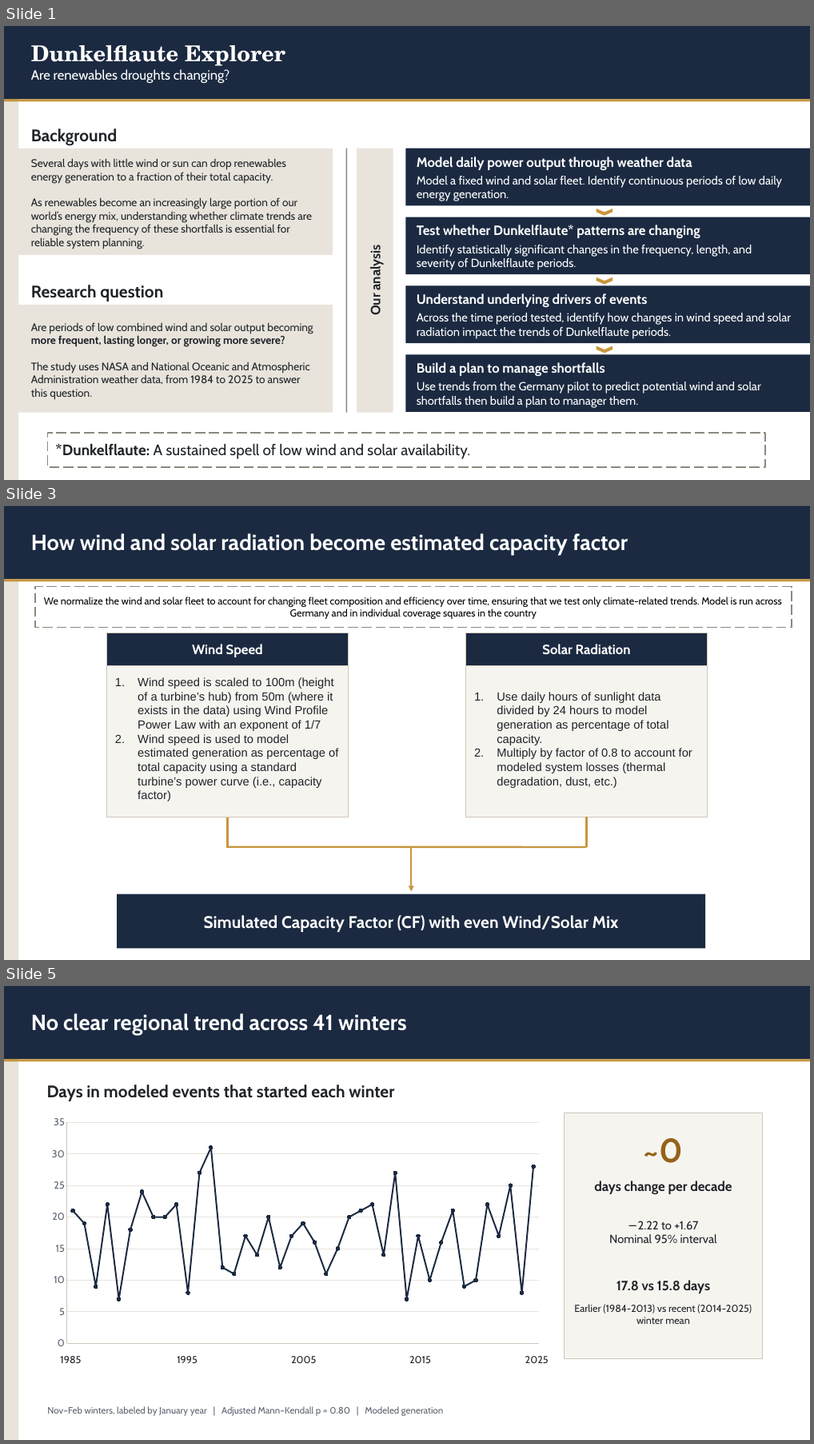
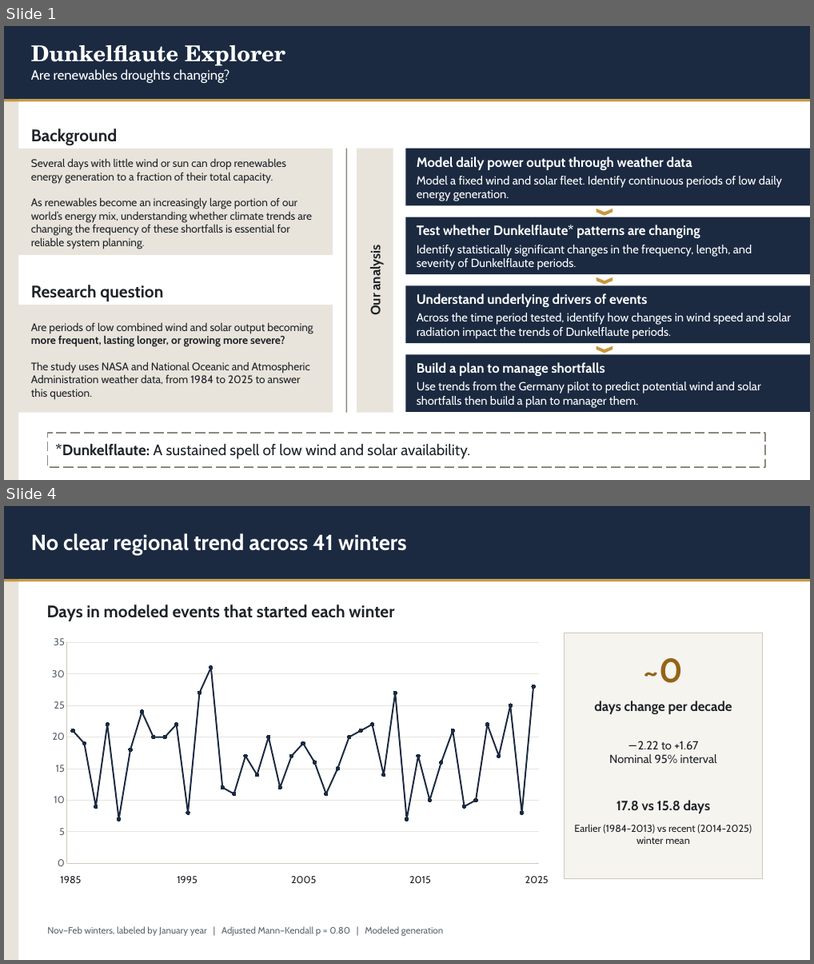
Before and after one commit to asakti47/dunkelflaute-explorer, a slide deck: Dunkelflaute Presentation.pptx. Shown one above the other, each under a label of ours: slides 1, 3 and 5 before the commit, slides 1 and 4 after it; the slides between them are not shown. The pictures are 814x1444 and 814x964 pixels, drawn with LibreOffice and Linux fonts; fonts in the diff are those of the drawing. Boxes give left, top, right and bottom in pixels: in the first picture for what was removed or moved away, otherwise in the second. Text is boxed around its words. In the diff, an @@ line names an element or a change of style, - is before the commit and + after.

```diff
--- a/Dunkelflaute Presentation.pptx
+++ b/Dunkelflaute Presentation.pptx
@@ slide 3 removed at [4,506,810,960], background #FFFFFF @@
@@ rectangle removed at [4,506,18,960] @@
@@ rectangle removed at [4,506,810,579] @@
@@ text removed at [31,533,628,555] @@
-How wind and solar radiation become estimated capacity factor
@@ rectangle removed at [4,579,810,582] @@
@@ rectangle removed at [35,587,792,627] @@
-We normalize the wind and solar fleet to account for changing fleet composition and efficiency over time, ensuring that we test only climate-related trends. Model is run across Germany and in individual coverage squares in the country
@@ rectangle removed at [107,633,348,666] @@
-Wind Speed
@@ rectangle removed at [466,633,707,666] @@
-Solar Radiation
@@ rectangle removed at [107,660,348,817] @@
-1. Wind speed is scaled to 100m (height of a turbine’s hub) from 50m (where it exists in the data) using Wind Profile Power Law with an exponent of 1/7
-2. Wind speed is used to model estimated generation as percentage of total capacity using a standard turbine’s power curve (i.e., capacity factor)
@@ rectangle removed at [466,660,707,817] @@
-1. Use daily hours of sunlight data divided by 24 hours to model generation as percentage of total capacity.
-2. Multiply by factor of 0.8 to account for modeled system losses (thermal degradation, dust, etc.)
@@ line removed from (228, 817) to (228, 848) @@
@@ line removed from (587, 817) to (587, 847) @@
@@ line removed from (228, 847) to (587, 847) @@
@@ arrow removed from (412, 847) to (412, 892) @@
@@ rectangle removed at [117,894,706,948] @@
-Simulated Capacity Factor (CF) with even Wind/Solar Mix
@@ what was slide 5 is now slide 4 @@
```
Also in this commit, not shown: 2 slides changed, 1 slide added.
